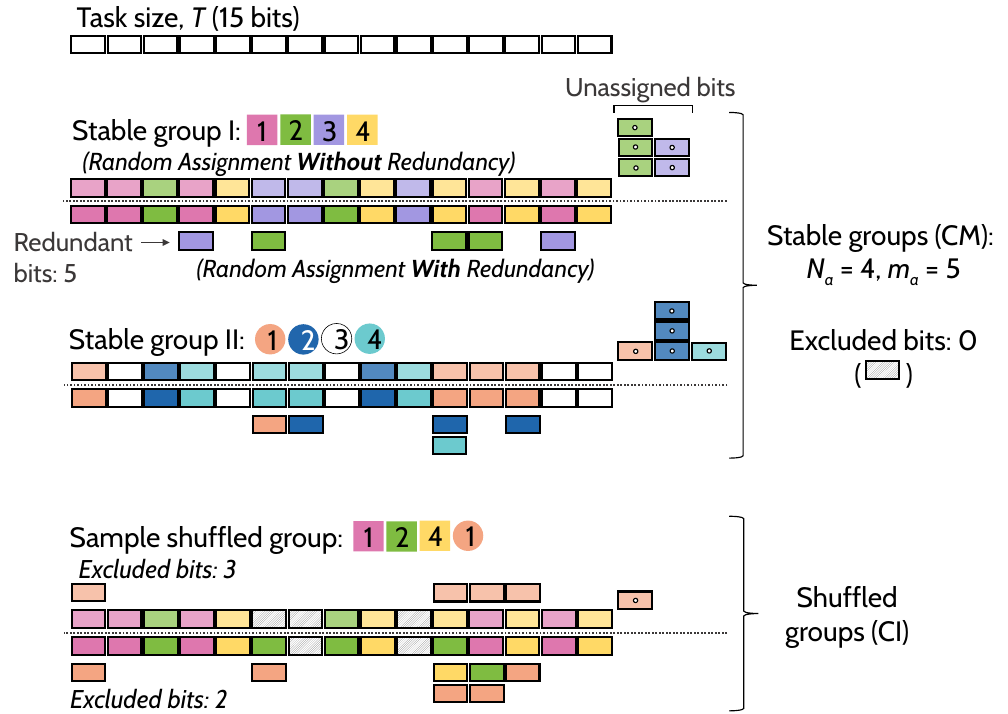
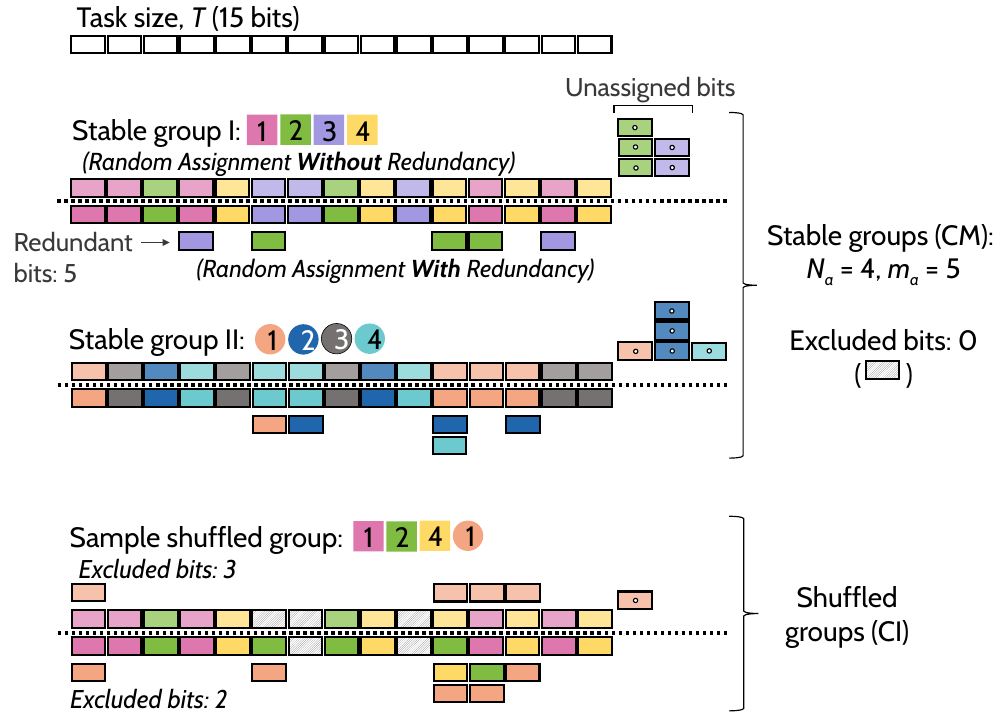
Before and after one commit to Ritwikavps/CollectiveMemoryvsCollectiveIntelligence, a slide deck: slide 1 of Schematics/MemoryTaskSchem.pptx. Drawn at 1008x714 pixels with LibreOffice and Linux fonts; fonts in the diff are those of the drawing. Boxes give left, top, right and bottom in pixels: in the first picture for what was removed or moved away, otherwise in the second. Text is boxed around its words. In the diff, an @@ line names an element or a change of style, - is before the commit and + after.

```diff
--- a/Schematics/MemoryTaskSchem.pptx
+++ b/Schematics/MemoryTaskSchem.pptx
@@ line moved from (727, 201) - (63, 201) to (727, 201) - (56, 201) @@
@@ line (727, 201) - (56, 201): stroke #3B3838 1.5 pt dashed to #000000 3 pt dashed @@
@@ ellipse "3" at (322,323,352,354): text colour #000000 to #FFFFFF; fill #FFFFFF to #767171 @@
@@ line moved from (727, 385) - (64, 385) to (727, 385) - (56, 385) @@
@@ line (727, 385) - (56, 385): stroke #3B3838 1.5 pt dashed to #000000 3 pt dashed @@
@@ fill #FFFFFF to #767171 at 67% opacity in 5 elements at (108,363,141,381), (217,363,250,381), (325,363,359,381), (542,363,575,381), (578,363,612,381) @@
@@ fill #FFFFFF to #767171 in 5 elements at (108,390,141,407), (217,390,250,407), (325,390,359,407), (542,390,575,407), (578,390,612,407) @@
@@ line moved from (727, 633) - (64, 633) to (727, 633) - (56, 633) @@
@@ line (727, 633) - (56, 633): stroke #3B3838 1.5 pt dashed to #000000 3 pt dashed @@
```
Also in this commit, not shown: 5 other files.
